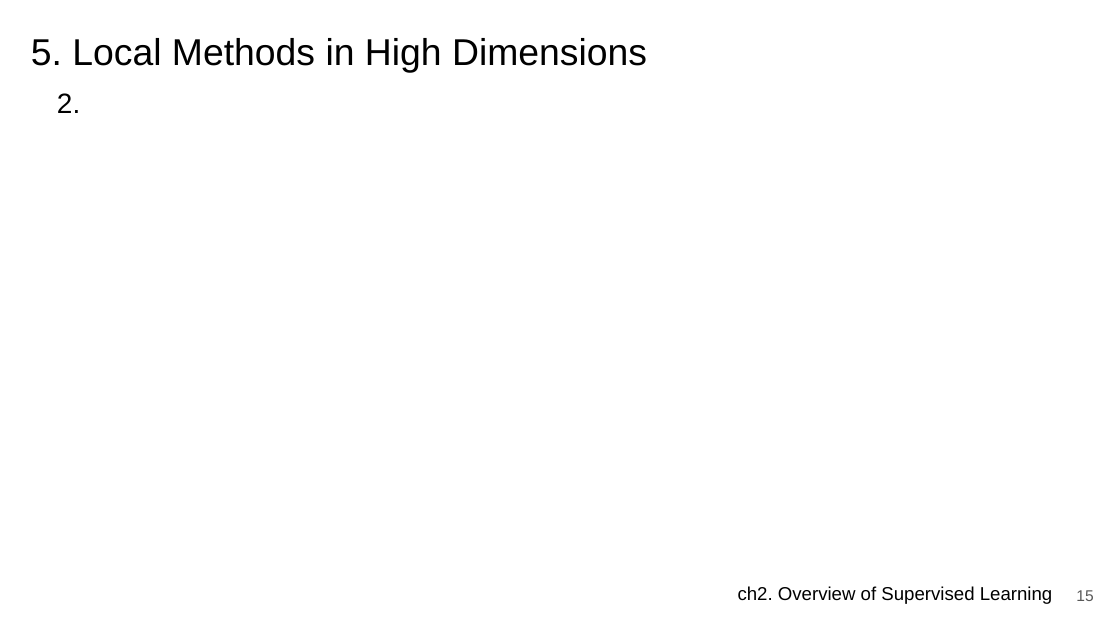
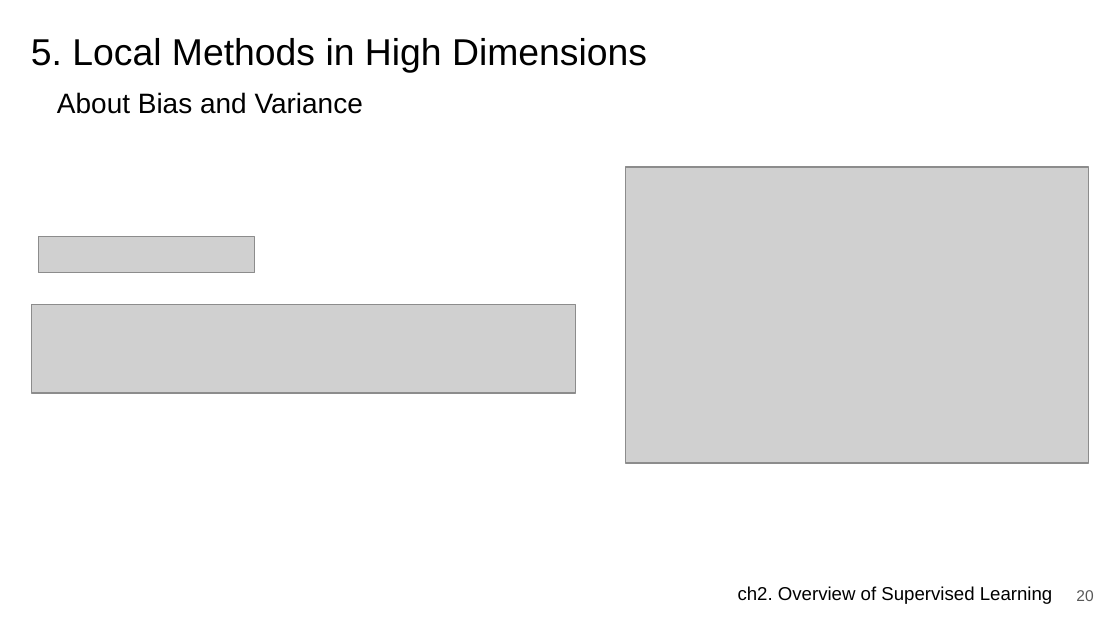
Before and after one commit to JerryKwon/ElemStatLearn-review, a slide deck: slide 20 of ch2. Supervised Learning/presentation/ch2. Overview of Supervised Learning.pptx (slide 15 before the commit). Drawn at 1120x630 pixels with LibreOffice and Linux fonts; fonts in the diff are those of the drawing; grey boxes stand for pictures. Boxes give left, top, right and bottom in pixels: in the first picture for what was removed or moved away, otherwise in the second. Text is boxed around its words. In the diff, an @@ line names an element or a change of style, - is before the commit and + after.

Commit message:
add about Bias-Variance Decomposition

```diff
--- a/ch2. Supervised Learning/presentation/ch2. Overview of Supervised Learning.pptx
+++ b/ch2. Supervised Learning/presentation/ch2. Overview of Supervised Learning.pptx
@@ title at [57,92,363,114]: text changed @@
-2.
+About Bias and Variance
@@ picture added at [625,167,1088,463] @@
@@ picture added at [38,237,254,273] @@
@@ picture added at [31,305,576,393] @@
@@ page number at [1076,590,1093,601]: text changed @@
-15
+20
```
Also in this commit, not shown: 8 other slides changed, 6 slides added, 1 other file.
